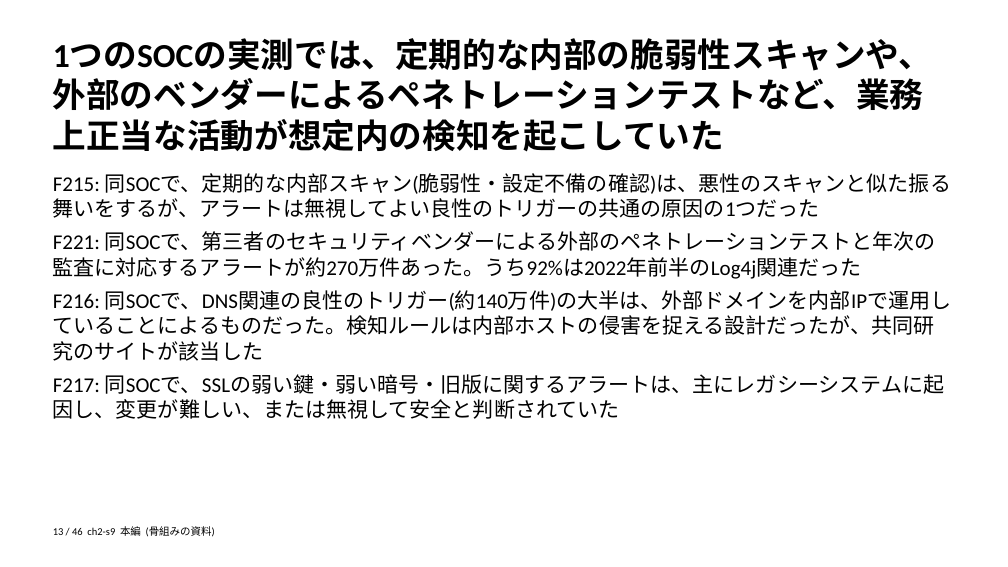
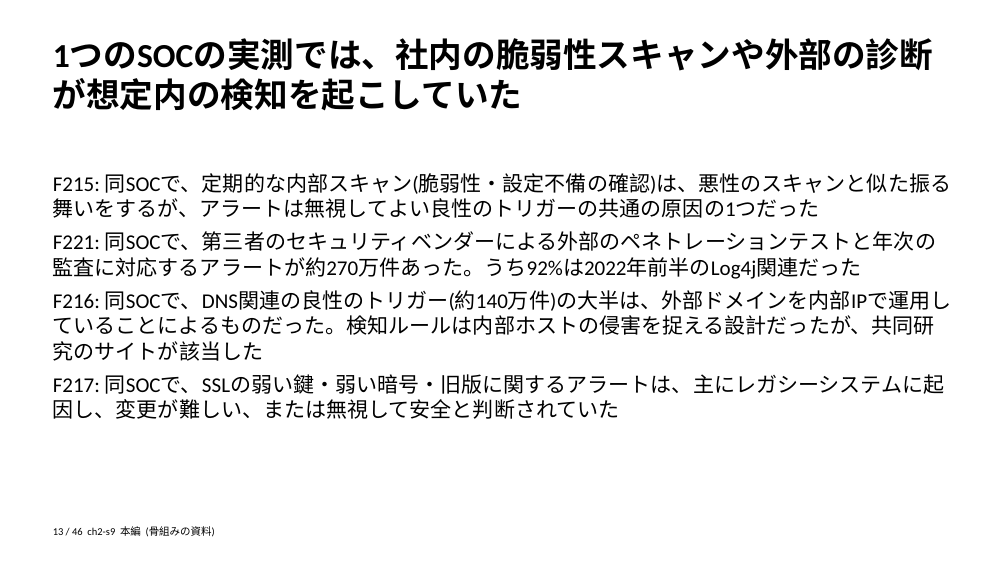
Before and after one commit to zyuuryuu/PPTX-Planner, a slide deck: slide 13 of trial/deck/preview/skeleton.pptx. Drawn at 1008x567 pixels with LibreOffice and Linux fonts; fonts in the diff are those of the drawing. Boxes give left, top, right and bottom in pixels: in the first picture for what was removed or moved away, otherwise in the second. Text is boxed around its words. In the diff, an @@ line names an element or a change of style, - is before the commit and + after.

```diff
--- a/trial/deck/preview/skeleton.pptx
+++ b/trial/deck/preview/skeleton.pptx
@@ text at <box>53,40,933,111</box>: text changed @@
-1つのSOCの実測では、定期的な内部の脆弱性スキャンや、外部のベンダーによるペネトレーションテストなど、業務上正当な活動が想定内の検知を起こしていた
+1つのSOCの実測では、社内の脆弱性スキャンや外部の診断が想定内の検知を起こしていた
```
Also in this commit, not shown: 27 other slides changed, 6 other files.
